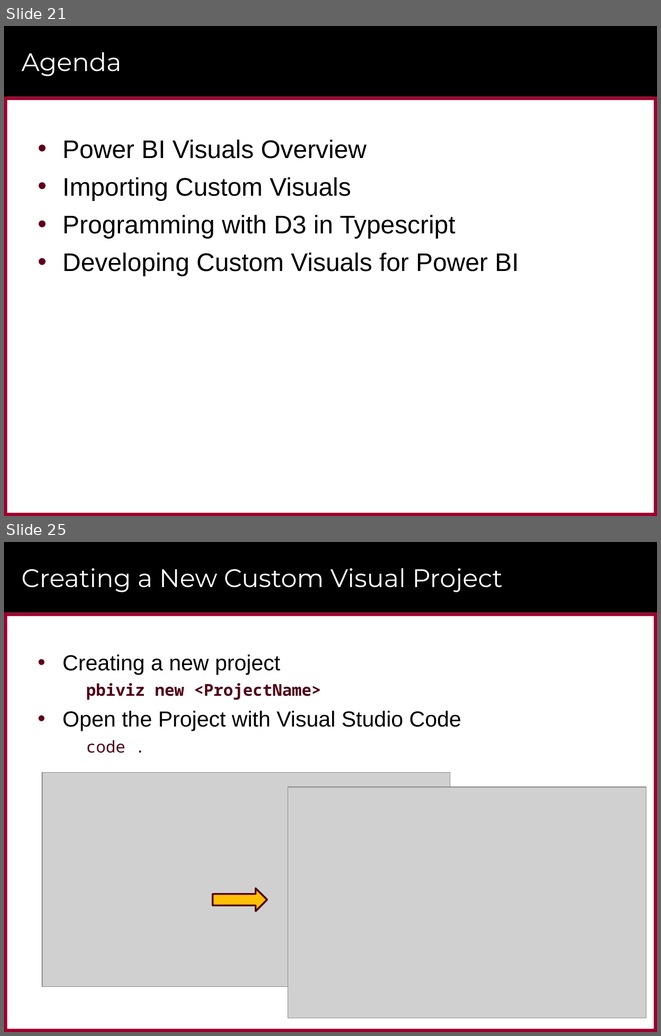
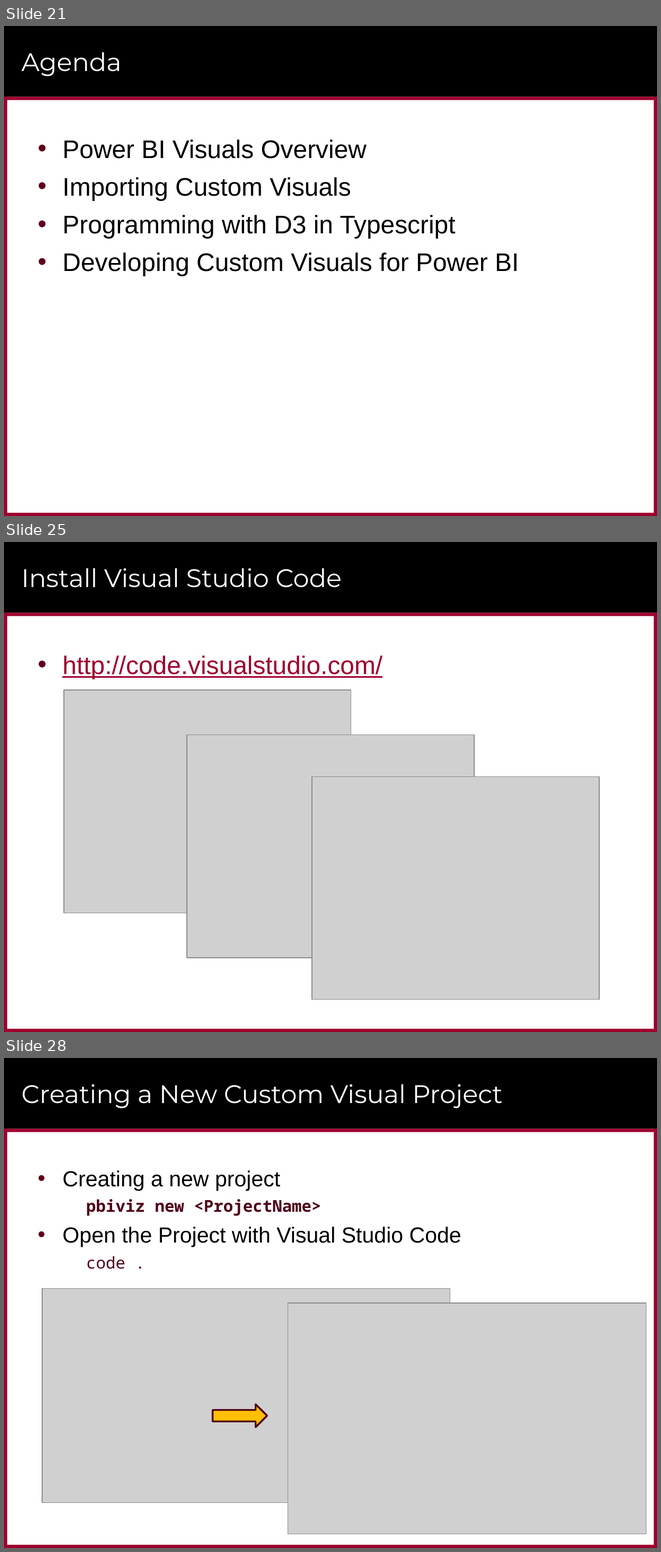
Before and after one commit to CriticalPathTraining/CustomVisualsForPowerBI, a slide deck: CustomVisualsForPowerBI.pptx. Shown one above the other, each under a label of ours: slides 21 and 25 before the commit, slides 21, 25 and 28 after it; the slides between them are not shown. The pictures are 661x1036 and 661x1552 pixels, drawn with LibreOffice and Linux fonts; fonts in the diff are those of the drawing; grey boxes stand for pictures; background and template pictures are left out. Boxes give left, top, right and bottom in pixels: in the first picture for what was removed or moved away, otherwise in the second. Text is boxed around its words. In the diff, an @@ line names an element or a change of style, - is before the commit and + after.

```diff
--- a/CustomVisualsForPowerBI.pptx
+++ b/CustomVisualsForPowerBI.pptx
@@ slide 25 added at (x1=4, y1=542, x2=657, y2=1032), background #FFFFFF; not listed: 6 template elements that a slide beside it also shows @@
@@ title added at (x1=21, y1=568, x2=342, y2=588), 28 pt, text #FFFFFF @@
+Install Visual Studio Code
@@ text added at (x1=62, y1=655, x2=382, y2=679), 28 pt, text #9F002D, underline @@
+• http://code.visualstudio.com/
@@ picture added at (x1=64, y1=689, x2=351, y2=912) @@
@@ picture added at (x1=187, y1=734, x2=474, y2=958) @@
@@ picture added at (x1=312, y1=776, x2=600, y2=999) @@
@@ what was slide 25 is now slide 28 @@
```
Also in this commit, not shown: 7 slides changed, 2 other slides added.
